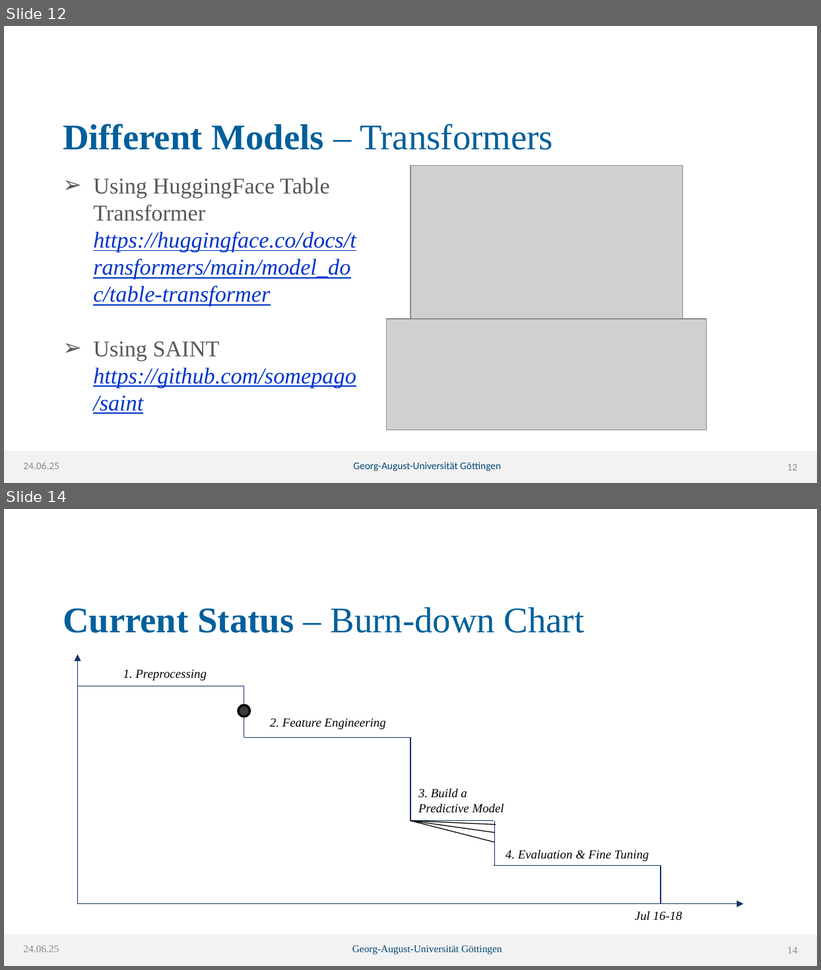
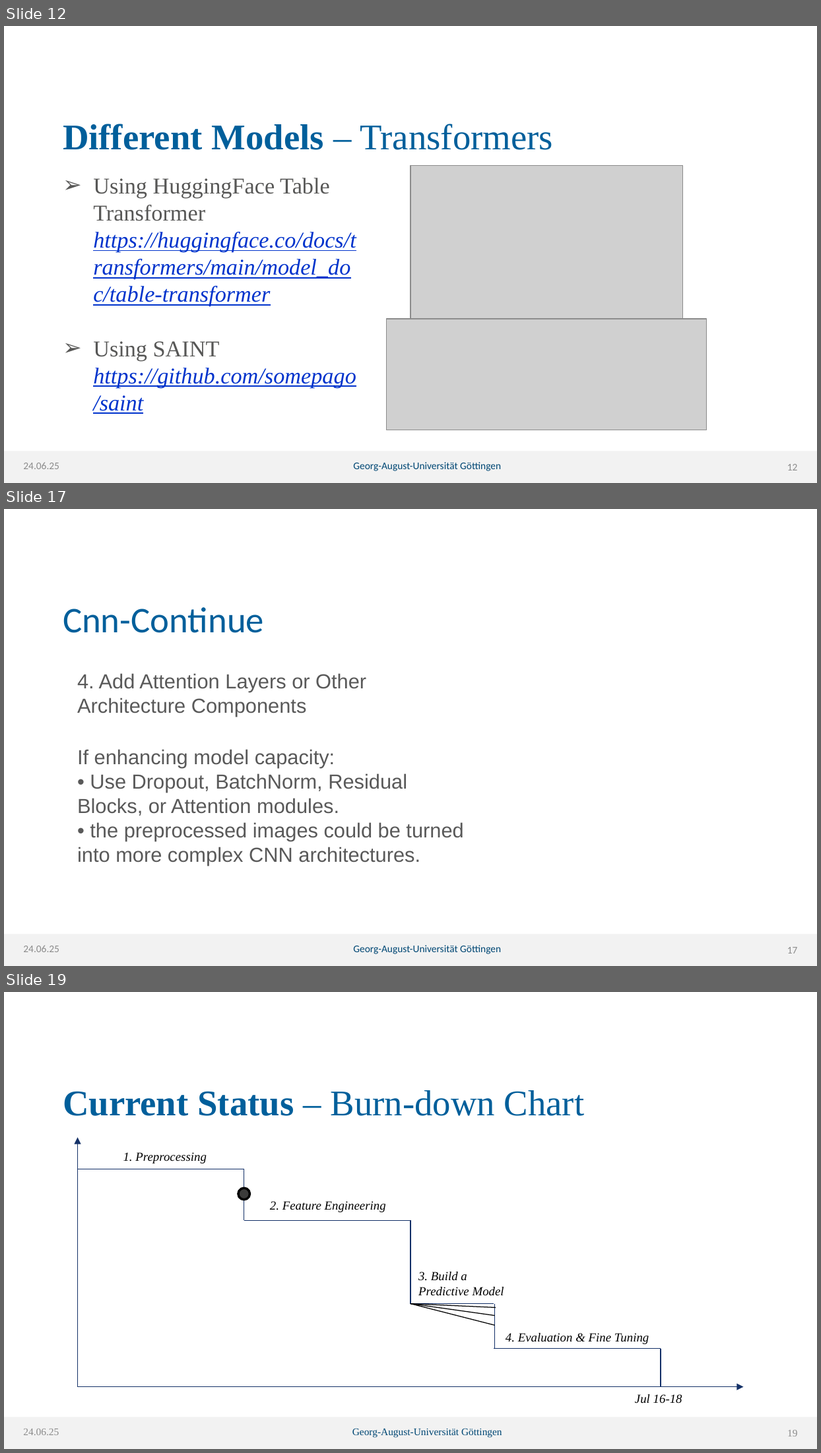
Before and after one commit to lhahner/price-predicition-project, a slide deck: docs/intermediate-pres.pptx. Shown one above the other, each under a label of ours: slides 12 and 14 before the commit, slides 12, 17 and 19 after it; the slides between them are not shown. The pictures are 821x970 and 821x1453 pixels, drawn with LibreOffice and Linux fonts; fonts in the diff are those of the drawing; grey boxes stand for pictures; background and template pictures are left out. Boxes give left, top, right and bottom in pixels: in the first picture for what was removed or moved away, otherwise in the second. Text is boxed around its words. In the diff, an @@ line names an element or a change of style, - is before the commit and + after.

```diff
--- a/docs/intermediate-pres.pptx
+++ b/docs/intermediate-pres.pptx
@@ slide 17 added at <box>4,509,817,966</box>, background picture (left out); not listed: 2 template elements that a slide beside it also shows @@
@@ title added at <box>63,607,264,633</box>, 32 pt, text #005F9B @@
+Cnn-Continue
@@ text added at <box>77,673,463,866</box>, 18 pt, text #595959 @@
+4. Add Attention Layers or Other Architecture Components
+If enhancing model capacity:
+• Use Dropout, BatchNorm, Residual Blocks, or Attention modules.
+• the preprocessed images could be turned into more complex CNN architectures.
@@ text added at <box>23,946,59,953</box>, 9 pt, text #8C8C8C @@
+24.06.25
@@ text added at <box>353,945,501,955</box>, 9 pt, text #004774 @@
+Georg-August-Universität Göttingen
@@ page number added at <box>787,947,798,954</box>, 9 pt, text #8C8C8C @@
+17
@@ what was slide 14 is now slide 19 @@
@@ page number at <box>787,1430,797,1437</box>: text changed @@
-14
+19
```
Also in this commit, not shown: 2 slides changed, 5 other slides added, 1 other file.
